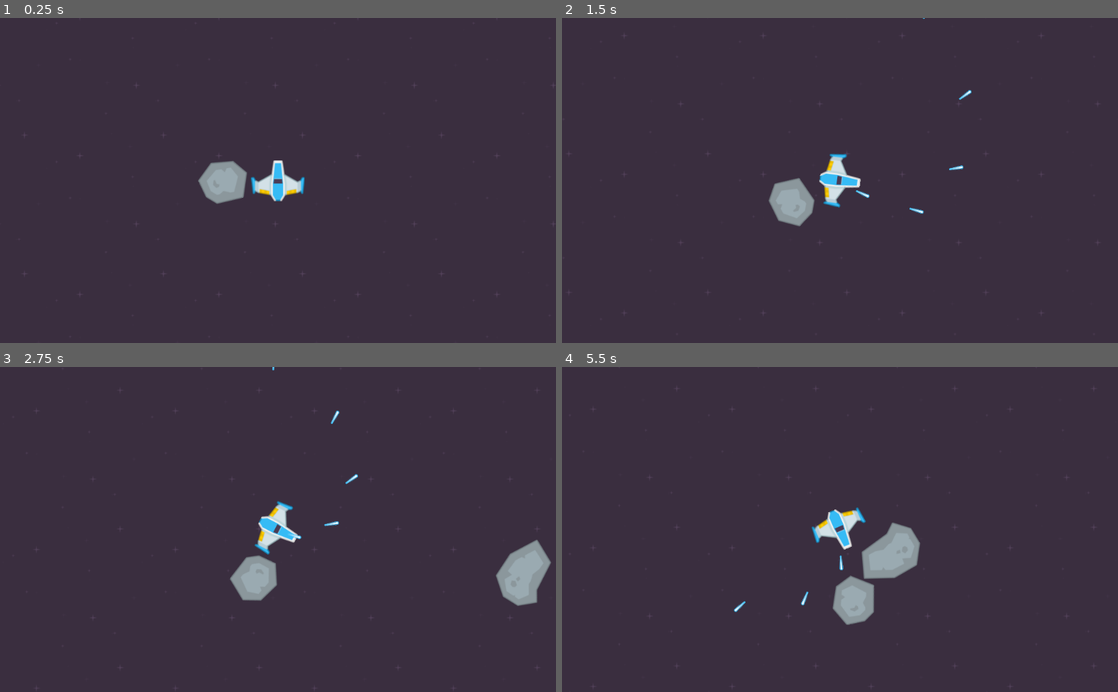
Above: before the commit, frames 1-4 (two rows, left to right).
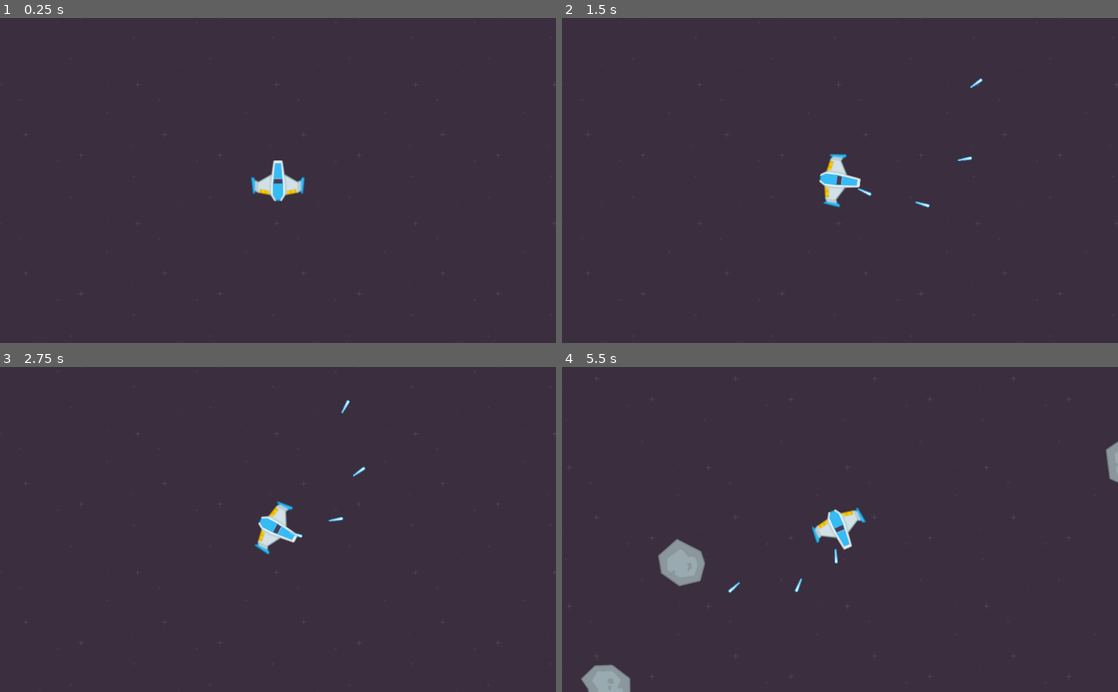
Above: after the commit, the same moments.

Repository: 3deric/GodotAsteroids
Game: Godot game, scene res://Scene/Asteroids.tscn
The game is run twice, just before and just after one commit, with the same random seed, the same clock (stepped at 60 frames per second) and the same inputs.
Inputs:
- Up to frame 1 (0.25 s): no input
- Up to frame 2 (1.5 s): hold Right (MovementRight) 0.53-1.28 s; hold Space (Shoot) 0.53-1.28 s; hold Left (MovementLeft) from 1.28 s (still down); tap Space (Shoot) at 1.35 s
- Up to frame 3 (2.75 s): release Left (MovementLeft) at 2.03 s; hold Right (MovementRight) from 2.03 s (still down); hold Space (Shoot) from 2.03 s (still down)
- Up to frame 4 (5.5 s): release Right (MovementRight) at 2.78 s; release Space (Shoot) at 2.78 s; hold Up (MovementAccelerate) 2.78-3.53 s; tap Space (Shoot) at 2.85, 4.35 s; hold Space (Shoot) 3.53-4.28 s; hold Left (MovementLeft) from 3.53 s (still down); hold Space (Shoot) from 5.03 s (still down)

The runs differ from the first frame. In frame 1, 0.9% of the frame differs, in the area x 4-100%, y 20-86%; in frame 2, 1.1%; in frame 3, 2.4%; in frame 4, 4.0%, in the area x 1-100%, y 3-100%.

Commit message:
Added asteroid field spawn logic

Diff:
--- a/Scene/Asteroids.tscn
+++ b/Scene/Asteroids.tscn
@@ -9,8 +9,10 @@
 [sub_resource type="CircleShape2D" id=1]
 radius = 49.0102
 
-[node name="Scene" type="Node2D"]
+[node name="AsteroidsGame" type="Node2D"]
 script = ExtResource( 5 )
+asteroidSpawnTime = 1.0
+maxAsteroids = 10
 
 [node name="TextureRect" type="TextureRect" parent="."]
 margin_left = -5000.0
--- a/Scripts/Asteroids.gd
+++ b/Scripts/Asteroids.gd
@@ -3,13 +3,15 @@
 export var maxAngularVel = 3.0
 export(Array, Texture) var sprites
 
+var player
+var game
+
 func _ready():
 	angular_damp = 0.0
 	randomize()
-
 	set_process(true)
 
-func initialize(pos, dir):
+func initialize(pos, dir, p, g):
 	randomize()
 	var sprite = get_node("Sprite")
 	var random = randi()%3+1
@@ -17,3 +19,13 @@
 	angular_velocity = rand_range(-maxAngularVel, maxAngularVel)
 	self.position = pos
 	applied_force = -dir * rand_range(100.0, 500.0)
+	player = p
+	game = g
+
+func _physics_process(delta):
+	deleteBounds()
+
+func deleteBounds():
+	if(self.position.distance_to(player.position) > 1000.0):
+		game.removeAsteroid()
+		queue_free()
--- a/Scripts/Game.gd
+++ b/Scripts/Game.gd
@@ -6,14 +6,13 @@
 export var maxAsteroids = 5
 
 var player
-var asteroids = []
+var asteroidsAlive = 0
 var asteroidCooldown = 0.0
-var viewportSize= Vector2(0.0, 0.0)
+var viewport= Vector2(0.0, 0.0)
 
 func _ready():
 	player = get_node("Player")
-	viewportSize = get_viewport().get_visible_rect().size
-	print(viewportSize)
+	viewport = get_viewport().get_visible_rect().size
 	set_process(true)
 
 func _physics_process(delta):
@@ -23,12 +22,18 @@
 	if(asteroidCooldown > 0):
 		asteroidCooldown-=delta
 
-	if(asteroidCooldown < 0.1):
+	if(asteroidCooldown < 0.1 && asteroidsAlive < maxAsteroids):
 		var a = asteroid.instance()
 		self.add_child(a)
 		randomize()
-		var posX = rand_range(-viewportSize.x / 2 * 1.2, viewportSize.x/2 *1.2)
-		var pos = Vector2(posX, 0.0)
-		var dir = (pos - player.position).normalized()
-		a.initialize(pos, dir)
+		var rot = randf() * 3.14 * 2.0
+		var dir = Vector2(cos(rot), sin(rot))
+		var pos = player.position + dir * 800.0
+		dir = (pos - player.position).normalized()
+		a.initialize(pos, dir, player, self)
 		asteroidCooldown = asteroidSpawnTime
+		asteroidsAlive+=1
+
+
+func removeAsteroid():
+	asteroidsAlive-=1
--- a/Scripts/Projectile.gd
+++ b/Scripts/Projectile.gd
@@ -1,7 +1,9 @@
 extends Area2D
 
 export var speed = 100
+export var maxLifetime = 2.0
 var dir = Vector2(0.0,1.0)
+var lifetime = 0.0
 
 
 func _ready():
@@ -15,3 +17,7 @@
 
 func _physics_process(delta):
 	position += dir * speed * delta
+	lifetime+=delta
+
+	if(lifetime > maxLifetime):
+		queue_free()
